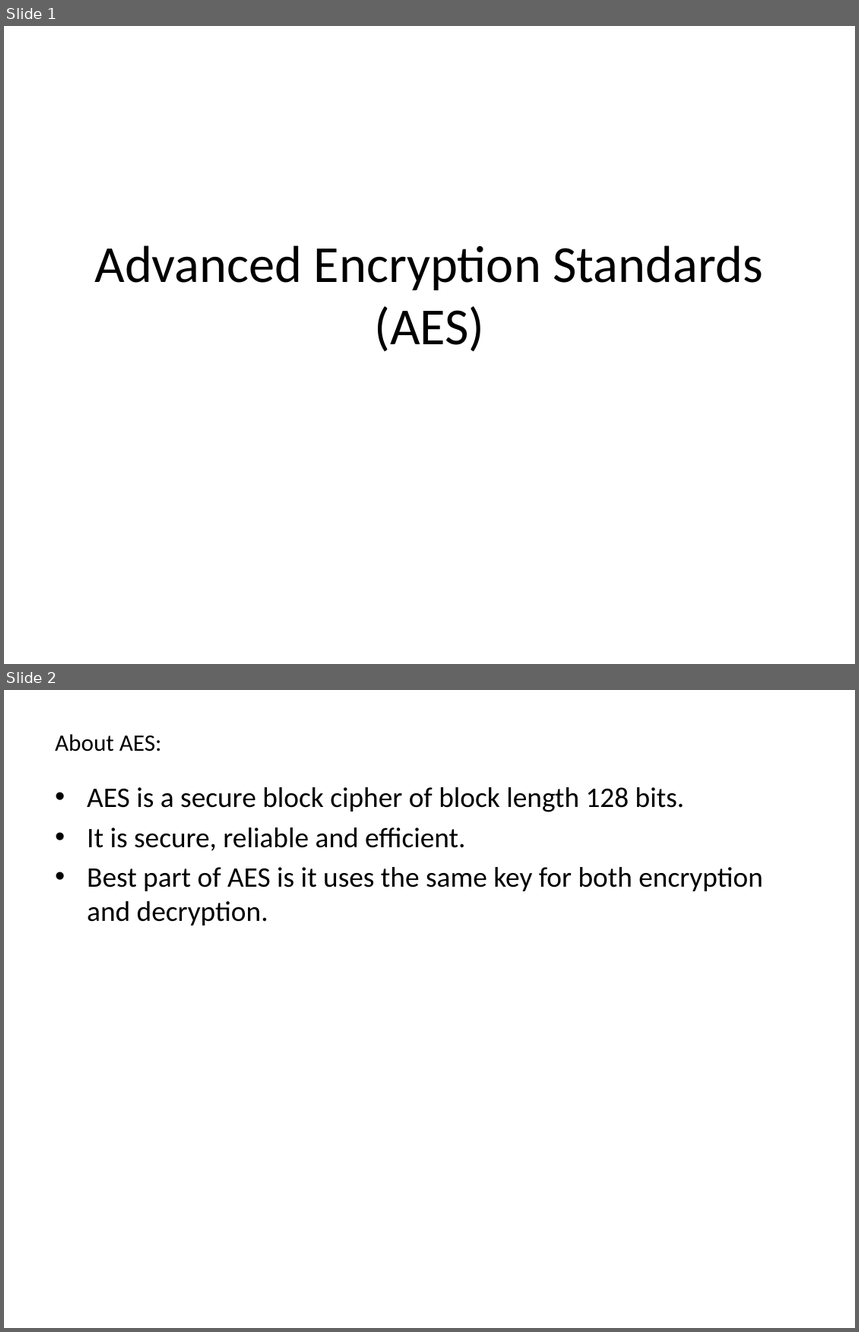
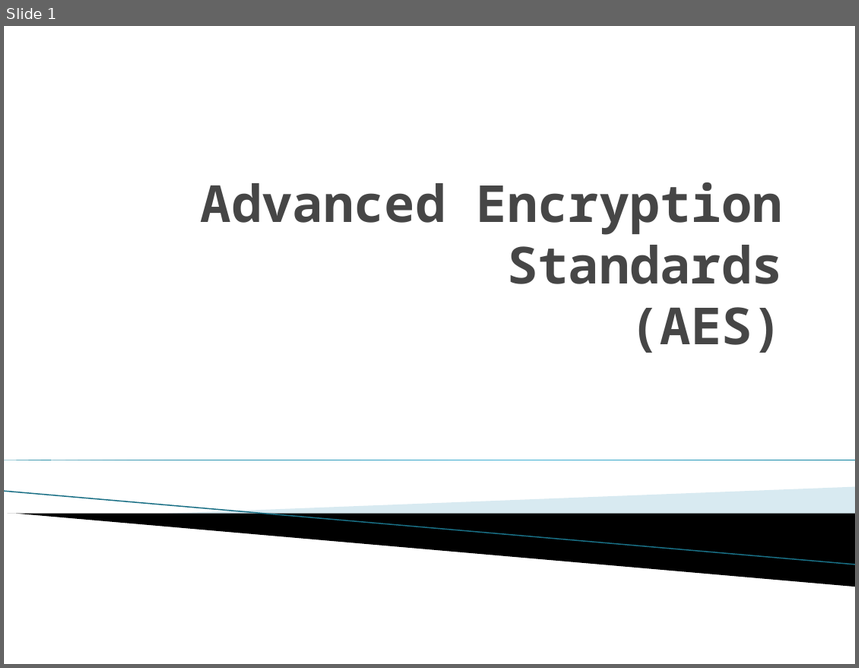
Before and after one commit to suryavalluri1/encryption_engineering, a slide deck: LabAssignemnts/AES_Project/Advanced Encryption Standards.pptx. Shown one above the other, each under a label of ours: slides 1 and 2 before the commit, slide 1 after it. The pictures are 859x1332 and 859x668 pixels, drawn with LibreOffice and Linux fonts; fonts in the diff are those of the drawing; background and template pictures are left out. Boxes give left, top, right and bottom in pixels: in the first picture for what was removed or moved away, otherwise in the second. Text is boxed around its words. In the diff, an @@ line names an element or a change of style, - is before the commit and + after.

```diff
--- a/LabAssignemnts/AES_Project/Advanced Encryption Standards.pptx
+++ b/LabAssignemnts/AES_Project/Advanced Encryption Standards.pptx
@@ slide 2 removed at <box>4,690,855,1328</box>, background #FFFFFF @@
@@ title removed at <box>55,734,162,752</box> @@
-About AES:
@@ text removed at <box>87,787,763,926</box> @@
-• AES is a secure block cipher of block length 128 bits.
-• It is secure, reliable and efficient.
-• Best part of AES is it uses the same key for both encryption and decryption.
@@ slide 1 changed as well @@
@@ title "Advanced Encryption Standards (AES)": place and size @@
-title "Advanced Encryption Standards (AES)" at <box>94,246,763,352</box>
+title "Advanced Encryption Standards (AES)" at <box>201,183,783,353</box>
@@ title "Advanced Encryption Standards (AES)" at <box>201,183,783,353</box>: size 44 to 43.2 pt, font Calibri to Noto Sans Mono, text colour #000000 to #464646, bold on; alignment centre to right; vertical alignment middle to bottom @@
@@ right triangle added at <box>4,460,855,460</box>, fill gradient #007896 to #4CBBDF @@
@@ line added from (4, 492) to (855, 565), #97C5D8 0.95 pt @@
@@ freeform shape added at <box>161,487,855,532</box>, fill #A0CBDC at 40% opacity @@
@@ freeform shape added at <box>7,514,855,587</box>, fill #000000 @@
```
Also in this commit, not shown: 1 other slide changed, 1 slide added, 1 other slide removed, 2 other files.
